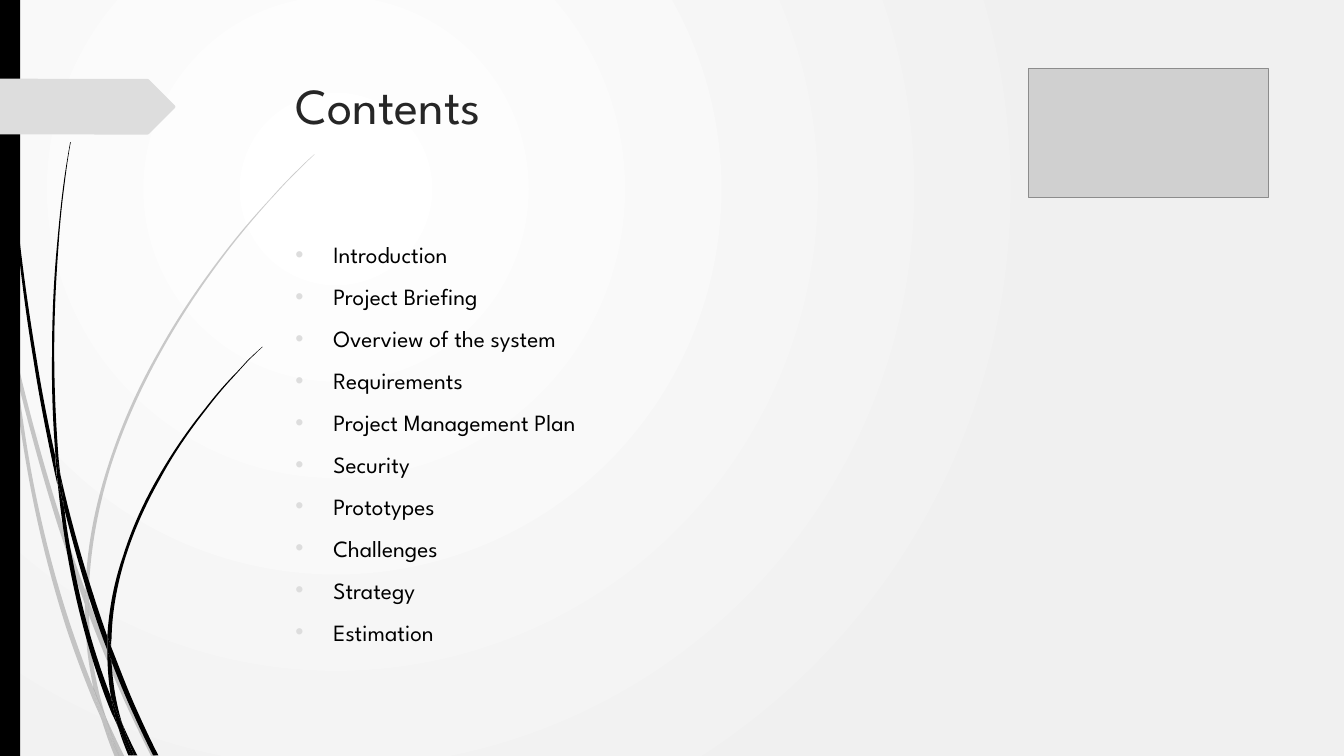
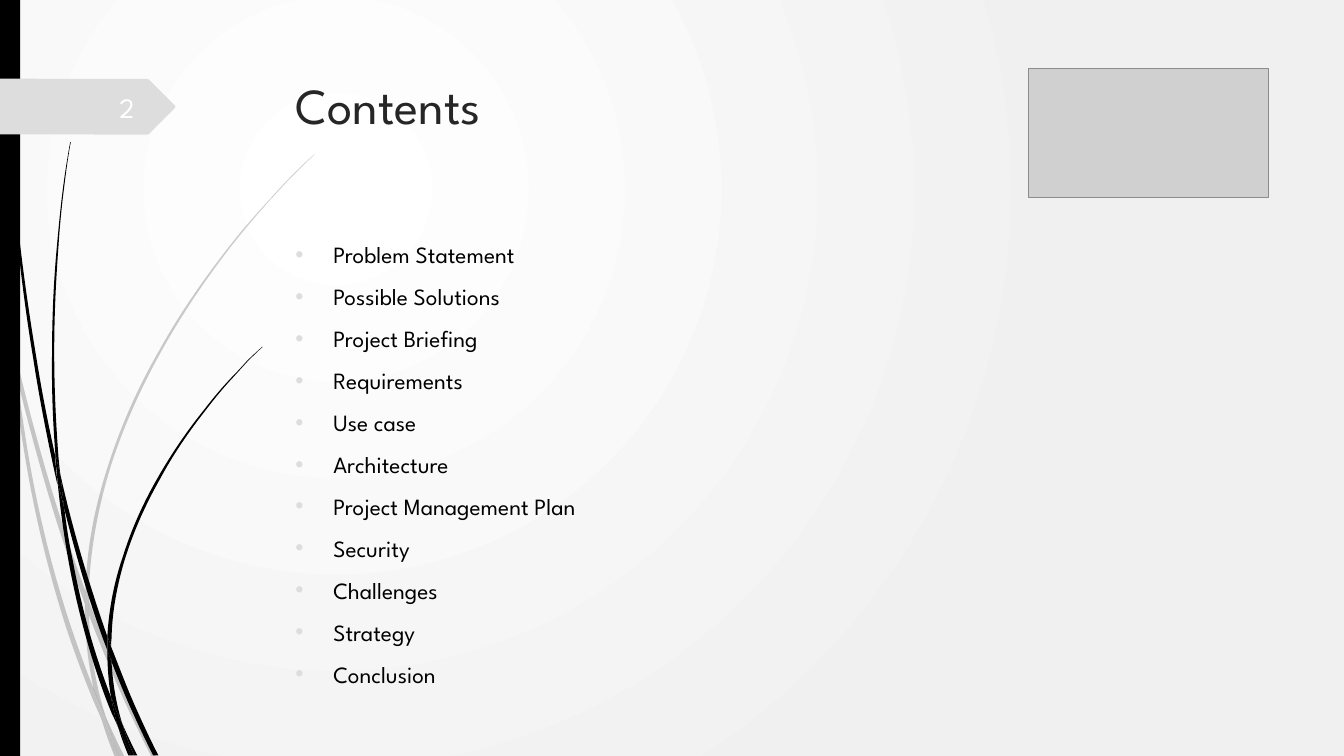
Before and after one commit to VamsiDevalla/Student-Attendance-Tracking, a slide deck: slide 2 of Presentations/Team B - Code Green - FinalPresentation.pptx. Drawn at 1344x756 pixels with LibreOffice and Linux fonts; fonts in the diff are those of the drawing; grey boxes stand for pictures. Boxes give left, top, right and bottom in pixels: in the first picture for what was removed or moved away, otherwise in the second. Text is boxed around its words. In the diff, an @@ line names an element or a change of style, - is before the commit and + after.

Commit message:
final

```diff
--- a/Presentations/Team B - Code Green - FinalPresentation.pptx
+++ b/Presentations/Team B - Code Green - FinalPresentation.pptx
@@ text at <box>333,247,515,306</box>: text changed @@
-• Introduction
+• Problem Statement
+• Possible Solutions
@@ text at <box>333,330,556,352</box>: paragraph removed @@
-• Overview of the system
@@ text at <box>333,415,448,474</box>: paragraphs added @@
+• Use case
+• Architecture
@@ text at <box>333,499,434,520</box>: paragraph removed @@
-• Prototypes
@@ text at <box>333,625,433,642</box>: text changed @@
-• Estimation
+• Conclusion
```
Also in this commit, not shown: 13 other slides changed, 5 slides added, 1 slide removed.
